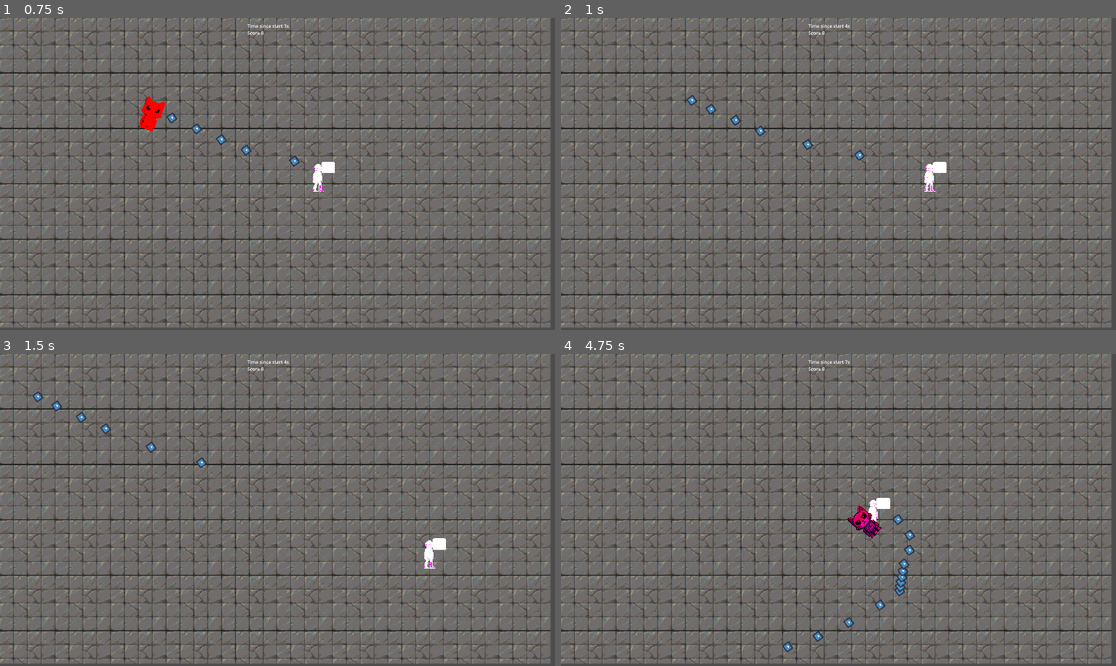
Above: before the commit, frames 1-4 (two rows, left to right).
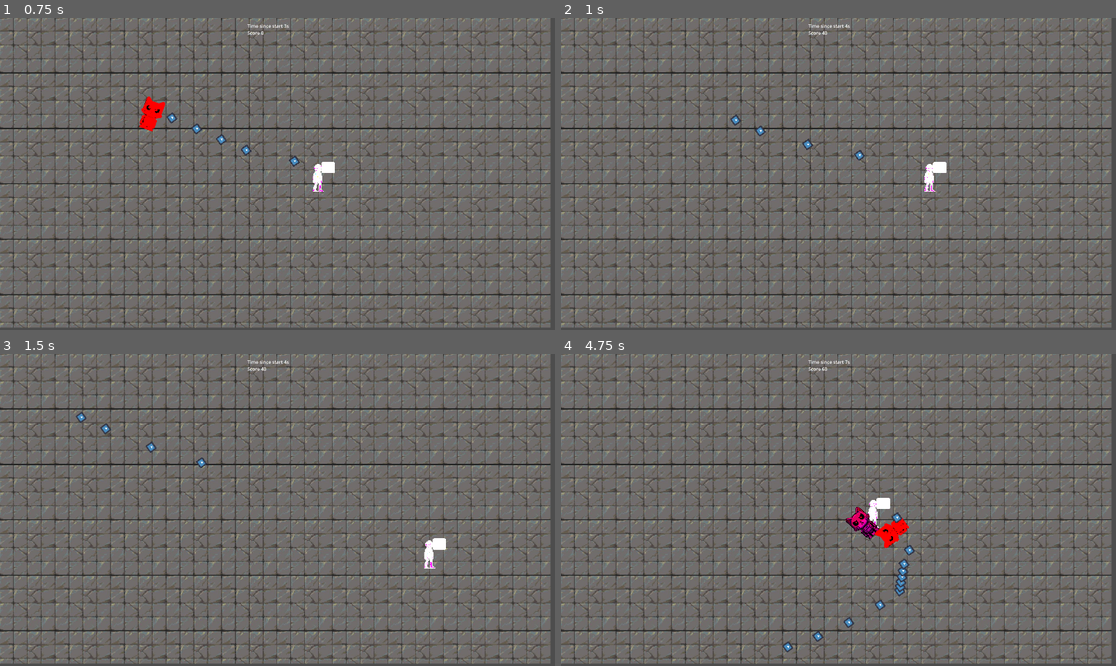
Above: after the commit, the same moments.

Repository: elVariable/gamejam
Game: Godot game, scene res://scenes/levels/main.tscn
Same seed, same stepped clock (60 frames per second), same inputs: the game is played once before the commit and once after it. The engine's default icon, where the game draws it, is replaced by a stand-in: a white triangle on a blue panel in a dark square.
Inputs:
- Up to frame 1 (0.75 s): hold D (Right) from 0.53 s (still down); tap U (Fire0) at 0.6 s
- Up to frame 2 (1 s): keep holding D (Right)
- Up to frame 3 (1.5 s): release D (Right) at 1.28 s; hold S (Down) from 1.28 s (still down); tap I (Fire1) at 1.35 s
- Up to frame 4 (4.75 s): release S (Down) at 2.03 s; hold D (Right) 2.03-2.78 s; tap one key every 0.75 s from 2.1 s: O (Fire2) P (Fire3) U (Fire0) I (Fire1); hold W (Up) 2.78-3.53 s; hold A (Left) from 3.53 s (still down)

Frame 1 is identical in both runs. In frame 2, less than 0.1% of the frame differs, in the area x 22-48%, y 4-31%; in frame 3, less than 0.1%; in frame 4, 0.7%, in the area x 47-64%, y 4-63%.

Commit message:
Add score to enemies

Diff:
--- a/scripts/enemy.gd
+++ b/scripts/enemy.gd
@@ -2,6 +2,7 @@
 
 var speed = 500 # pixel per second
 var health = 100
+var score = 20
 
 # Called when the node enters the scene tree for the first time.
 func _ready():
@@ -23,4 +24,8 @@
 func _on_area_2d_body_entered(_body):
     print("Enemy: _on_collision_body_entered")
     if _body.is_in_group("Bullets"):
-        queue_free()
+        GameManager.add_score(score)
+        health -= _body.dmg
+        _body.queue_free()
+        if health <= 0:
+            queue_free()
